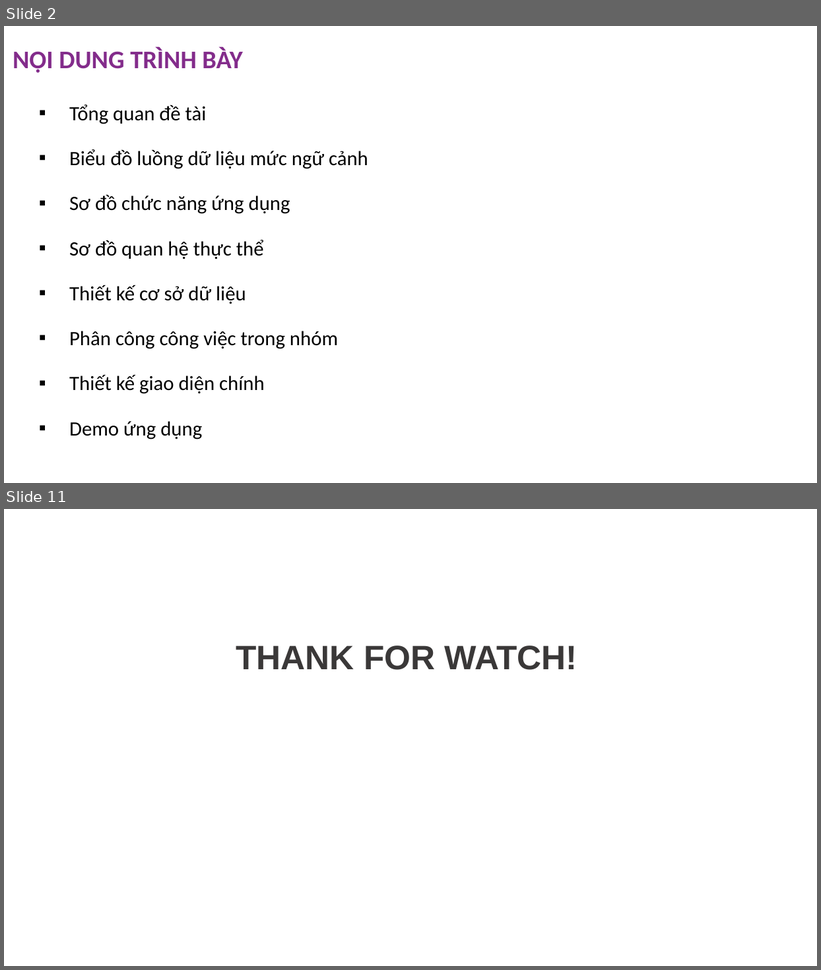
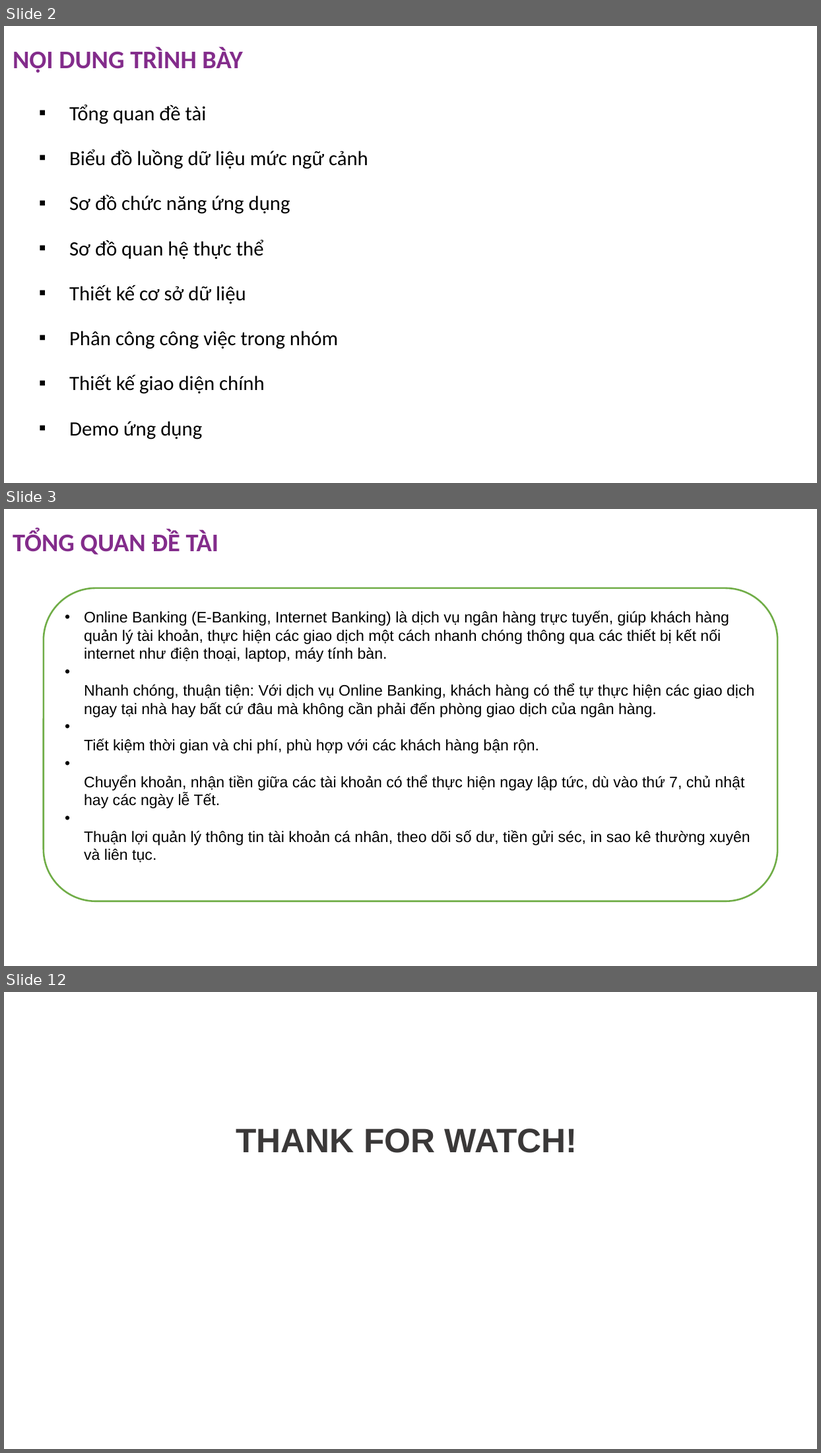
Before and after one commit to anhnmt/csharp-online-banking, a slide deck: Documents/C1905M-Group 1-Online Banking (ADSE).pptx. Shown one above the other, each under a label of ours: slides 2 and 11 before the commit, slides 2, 3 and 12 after it; the slides between them are not shown. The pictures are 821x970 and 821x1453 pixels, drawn with LibreOffice and Linux fonts; fonts in the diff are those of the drawing; background and template pictures are left out. Boxes give left, top, right and bottom in pixels: in the first picture for what was removed or moved away, otherwise in the second. Text is boxed around its words. In the diff, an @@ line names an element or a change of style, - is before the commit and + after.

```diff
--- a/Documents/C1905M-Group 1-Online Banking (ADSE).pptx
+++ b/Documents/C1905M-Group 1-Online Banking (ADSE).pptx
@@ slide 3 added at <box>4,509,817,966</box>, background picture (left out) @@
@@ title added at <box>13,529,219,555</box>, 30 pt, text #832C8B, bold @@
+TỔNG QUAN ĐỀ TÀI
@@ rounded rectangle added at <box>44,588,778,902</box>, fill #FFFFFF, outline #70AD47 2 pt, 18 pt, text #000000 @@
+• Online Banking (E-Banking, Internet Banking) là dịch vụ ngân hàng trực tuyến, giúp khách hàng quản lý tài khoản, thực hiện các giao dịch một cách nhanh chóng thông qua các thiết bị kết nối internet như điện thoại, laptop, máy tính bàn.
+• Nhanh chóng, thuận tiện: Với dịch vụ Online Banking, khách hàng có thể tự thực hiện các giao dịch ngay tại nhà hay bất cứ đâu mà không cần phải đến phòng giao dịch của ngân hàng.
+• Tiết kiệm thời gian và chi phí, phù hợp với các khách hàng bận rộn.
+• Chuyển khoản, nhận tiền giữa các tài khoản có thể thực hiện ngay lập tức, dù vào thứ 7, chủ nhật hay các ngày lễ Tết.
+• Thuận lợi quản lý thông tin tài khoản cá nhân, theo dõi số dư, tiền gửi séc, in sao kê thường xuyên và liên tục.
@@ what was slide 11 is now slide 12 @@
```
Also in this commit, not shown: 4 slides changed, 5 other slides added, 5 slides removed, 3 other files.
